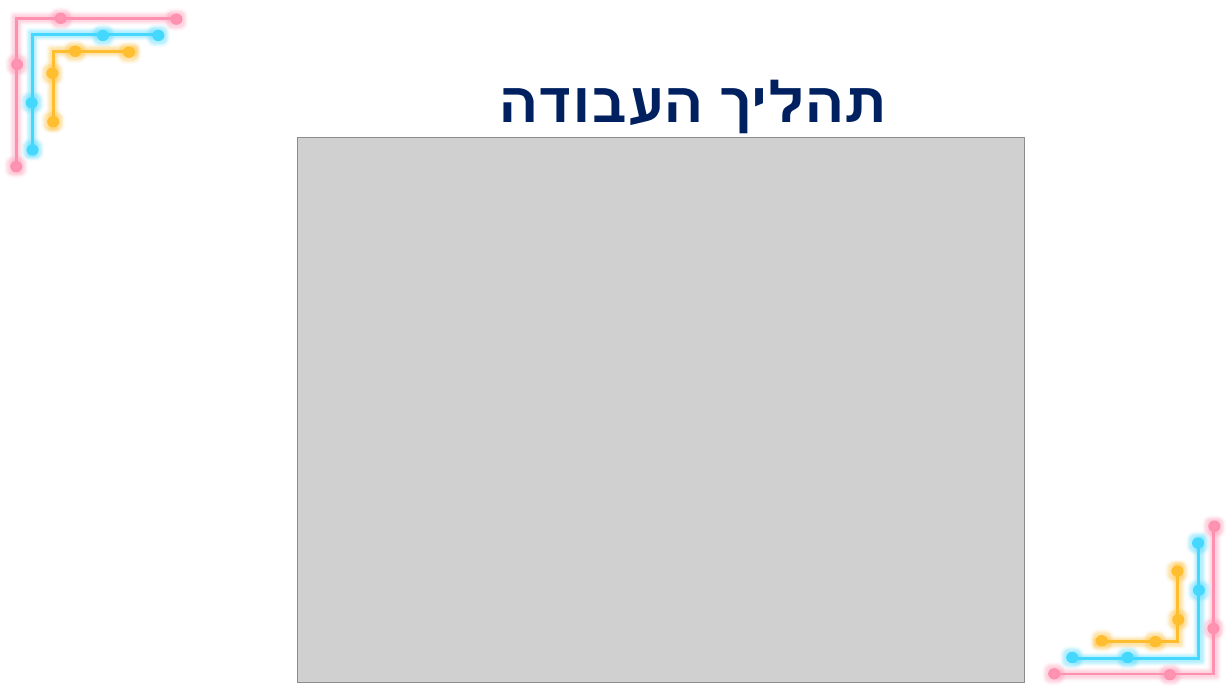
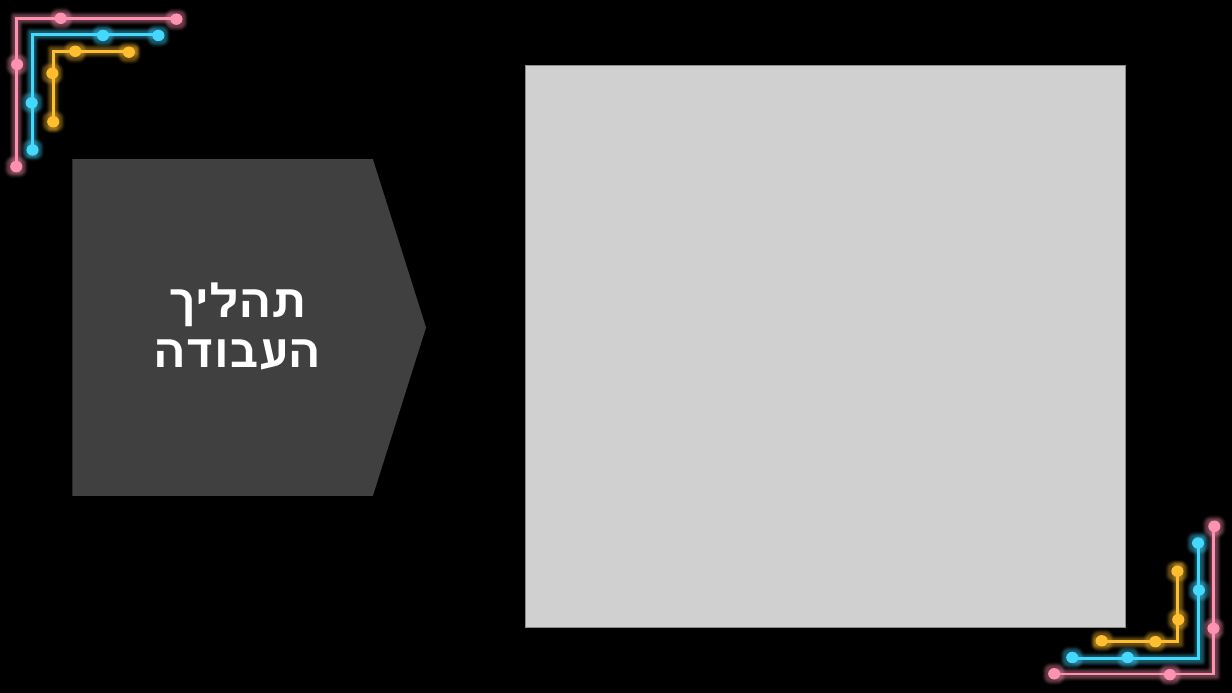
Before and after one commit to LiamForReal/orbit, a slide deck: slide 3 of seconed_iteration.pptx. Drawn at 1232x693 pixels with LibreOffice and Linux fonts; fonts in the diff are those of the drawing; grey boxes stand for pictures; background and template pictures are left out. Boxes give left, top, right and bottom in pixels: in the first picture for what was removed or moved away, otherwise in the second. Text is boxed around its words. In the diff, an @@ line names an element or a change of style, - is before the commit and + after.

```diff
--- a/seconed_iteration.pptx
+++ b/seconed_iteration.pptx
@@ background #FFFFFF to #000000 @@
@@ picture: place and size @@
-picture at [298, 138, 1025, 683]
+picture at [525, 65, 1126, 628]
@@ down arrow added at [73, 159, 427, 496], fill #404040 @@
@@ title "תהליך העבודה": place and size @@
-title "תהליך העבודה" at [718, 79, 886, 134]
+title "תהליך העבודה" at [154, 282, 320, 370]
@@ title "תהליך העבודה" at [154, 282, 320, 370]: size 44 to 36 pt, font Lato to Calibri, text colour #002060 to #FFFFFF; alignment right to centre @@
```
Also in this commit, not shown: 7 other slides changed.
